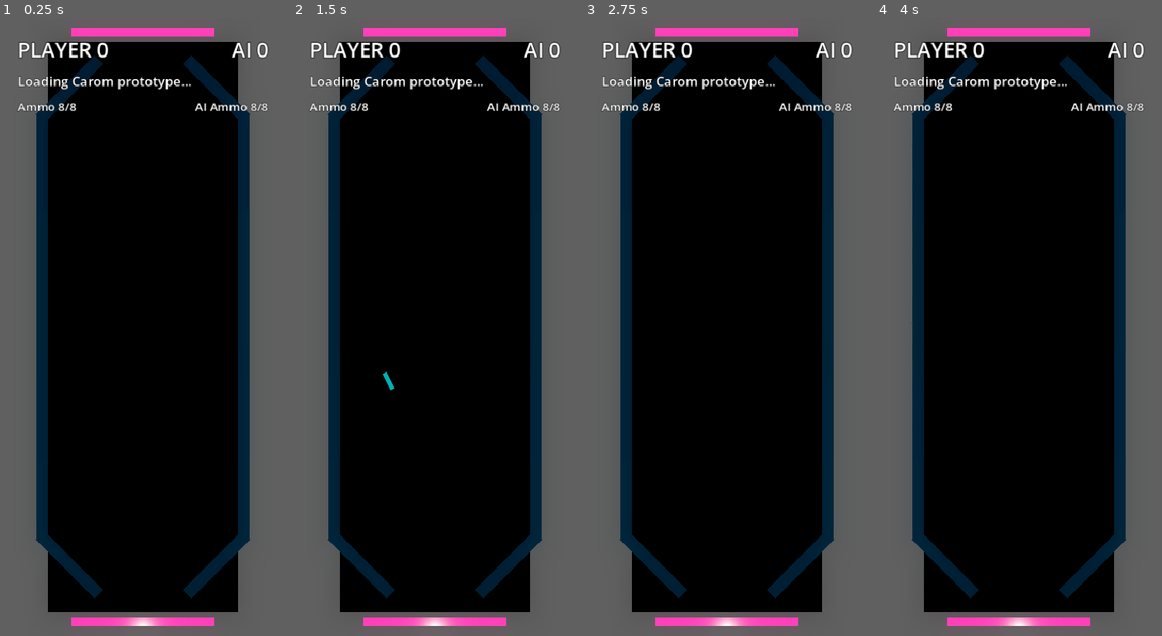
Above: before the commit, frames 1-4 (left to right).
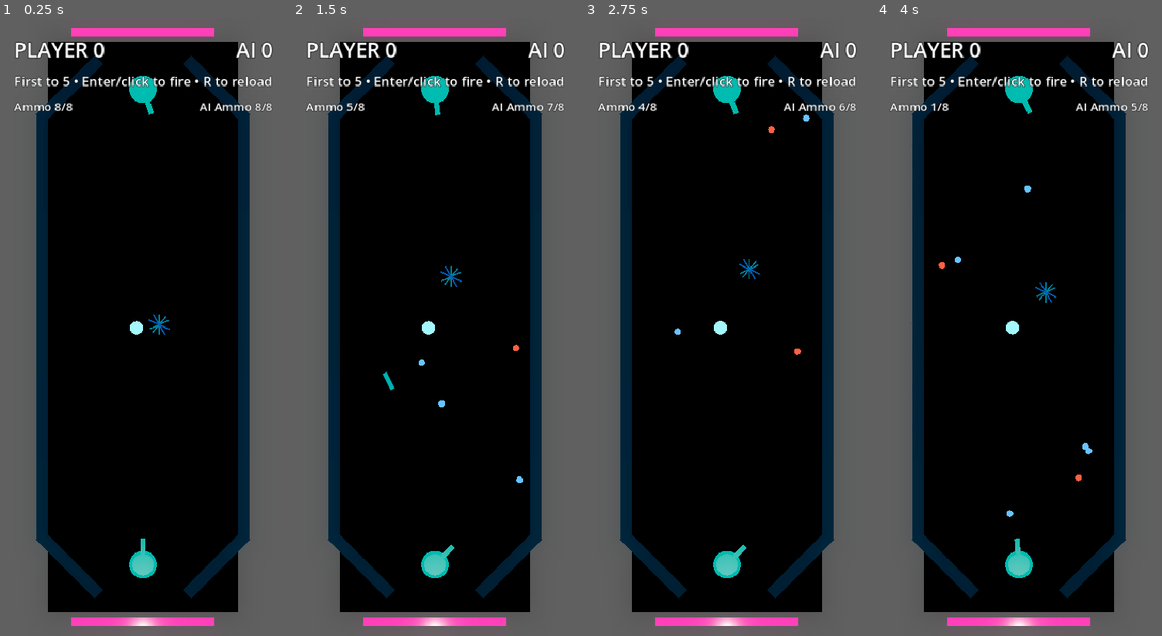
Above: after the commit, the same moments.

Repository: mchambers-mojang/sweet-vinegar-games
Game: Godot game, scene res://carom/scenes/carom_arena.tscn
Same seed, same stepped clock (60 frames per second), same inputs: the game is played once before the commit and once after it. This scene is started directly instead of the project's main scene.
Inputs (mouse positions are in pixels of both pictures, inside the frame that each line leads up to):
- Up to frame 1 (0.25 s): no input
- Up to frame 2 (1.5 s): tap Enter (ui_accept) at 0.5, 0.77, 1.25 s; move the mouse to (497, 296) at 0.52 s; hold Right (ui_right) 0.53-1.25 s; hold Shift 0.53-1.25 s; click (497, 296) at 0.67 s; drag from (377, 357) to (420, 450) at 1.27 s
- Up to frame 3 (2.75 s): tap Enter (ui_accept) at 2 s; move the mouse to (755, 191) at 2.02 s; hold Right (ui_right) from 2.03 s (still down); tap Ctrl at 2.1 s
- Up to frame 4 (4 s): release Right (ui_right) at 2.75 s; tap Enter (ui_accept) at 2.75, 3.5, 3.77 s; drag from (1004, 450) to (933, 234) at 2.77 s; move the mouse to (1104, 419) at 3.52 s; hold Left (ui_left) from 3.53 s (still down); tap R at 3.6 s

The runs differ from the first frame. In frame 1, 2.9% of the frame differs, in the area x 4-96%, y 3-91%; in frame 2, 3.0%; in frame 3, 3.0%; in frame 4, 3.1%.
Error before the commit: Parse Error: Member "global_position" redefined (original in native class 'Node3D') (res://carom/scripts/carom_puck.gd:69)

Commit message:
fix: resolve global_position shadow error on Node3D puck
Cannot override built-in Node3D.global_position with a custom property.
Replaced with get_puck_position()/set_puck_position() methods and
updated all callers (game, projectile, arena).

Co-authored-by: Copilot <223556219+Copilot@users.noreply.github.com>

Diff:
--- a/carom/scripts/carom_game.gd
+++ b/carom/scripts/carom_game.gd
@@ -79,7 +79,7 @@
 
 	player_turret.global_position = arena.get_turret_spawn_position(&"north")
 	ai_turret.global_position = arena.get_turret_spawn_position(&"south")
-	puck.global_position = arena.get_puck_spawn_position()
+	puck.set_puck_position(arena.get_puck_spawn_position())
 
 	player_turret.configure(&"north", CaromTurret.ControlMode.HUMAN, 0.0, Color(0.2, 0.6, 1.0))
 	ai_turret.configure(&"south", CaromTurret.ControlMode.AI, 180.0, Color(1.0, 0.25, 0.2))
--- a/carom/scripts/carom_projectile.gd
+++ b/carom/scripts/carom_projectile.gd
@@ -48,7 +48,7 @@
 		if parent is CaromPuck:
 			puck_node = parent as CaromPuck
 	if puck_node:
-		var impact_offset := collision.get_position() - puck_node.global_position
+		var impact_offset := collision.get_position() - puck_node.get_puck_position()
 		puck_node.apply_impulse(direction * puck_impulse, impact_offset)
 	# Bounce off everything (walls, puck, other projectiles)
 	var normal := collision.get_normal()
--- a/carom/scripts/carom_puck.gd
+++ b/carom/scripts/carom_puck.gd
@@ -32,10 +32,9 @@
 	if reset_position == Vector3.ZERO:
 		reset_position = _reset_position
 	var pos := Vector3(reset_position.x, reset_height, reset_position.z)
-	cage.global_position = pos
+	set_puck_position(pos)
 	cage.linear_velocity = Vector3.ZERO
 	cage.angular_velocity = Vector3.ZERO
-	ball.global_position = pos
 	ball.linear_velocity = Vector3.ZERO
 	ball.angular_velocity = Vector3.ZERO
 
@@ -65,17 +64,19 @@
 		_apply_goal_nudge()
 
 
-## The "global_position" of the puck for external code (goal detection, etc.)
-var global_position: Vector3:
-	get:
-		if cage:
-			return cage.global_position
-		return Vector3.ZERO
-	set(value):
-		if cage:
-			cage.global_position = value
-		if ball:
-			ball.global_position = value
+## Get the puck position for external code (uses cage position)
+func get_puck_position() -> Vector3:
+	if cage:
+		return cage.global_position
+	return global_position
+
+
+## Set position of both bodies
+func set_puck_position(value: Vector3) -> void:
+	if cage:
+		cage.global_position = value
+	if ball:
+		ball.global_position = value
 
 
 ## Allow external code to apply impulse (projectiles hit the cage)
